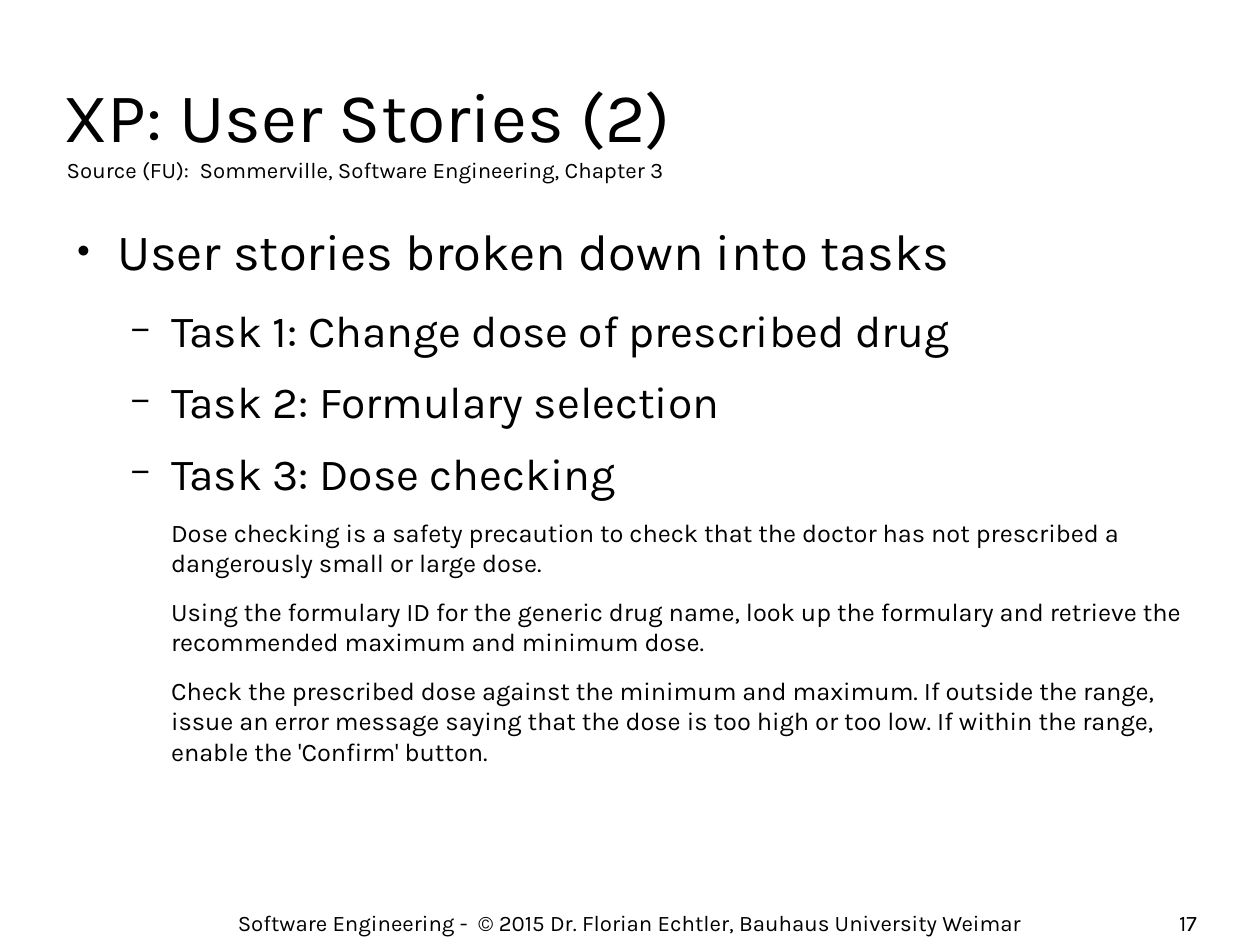
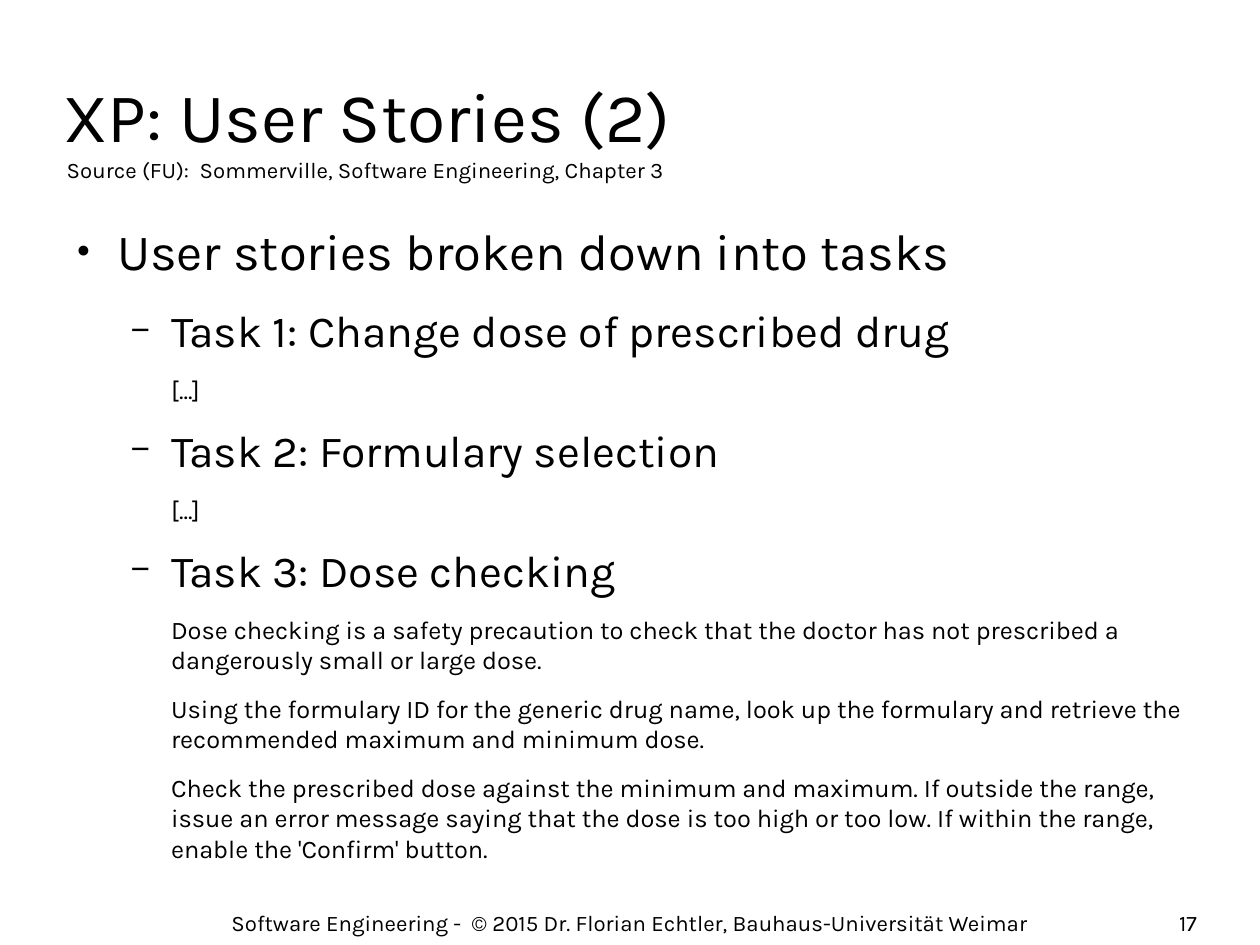
Before and after one commit to floe/software-engineering, a slide deck: slide 17 of 04-agile-methods.odp. Drawn at 1260x945 pixels with LibreOffice and Linux fonts; fonts in the diff are those of the drawing; background and template pictures are left out. Boxes give left, top, right and bottom in pixels: in the first picture for what was removed or moved away, otherwise in the second. Text is boxed around its words. In the diff, an @@ line names an element or a change of style, - is before the commit and + after.

```diff
--- a/04-agile-methods.odp
+++ b/04-agile-methods.odp
@@ text at bbox=[117, 235, 1181, 859]: paragraph added @@
+  [...]
@@ text at bbox=[117, 235, 1181, 859]: paragraph added @@
+  [...]
@@ text at bbox=[231, 915, 1027, 937]: text changed @@
-Software Engineering - © 2015 Dr. Florian Echtler, Bauhaus University Weimar
+Software Engineering - © 2015 Dr. Florian Echtler, Bauhaus-Universität Weimar
```
Also in this commit, not shown: 33 other slides changed.
